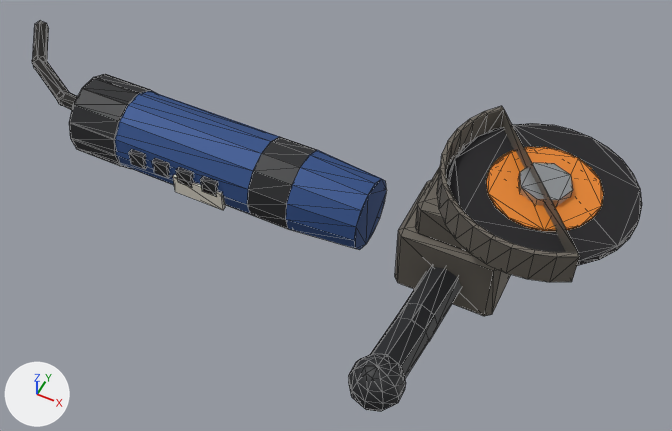
What one commit did to the glTF model public/models/finds/grinder.glb.
One viewpoint serves both versions: a camera (50 mm lens) standing at (0.329, -0.392, 0.507) and looking at (0.14, -0.013, 0.034). The lights are fixed; the arrows at lower left show +X, +Y and +Z. The older version comes first. Mesh edges are drawn as thin lines. Vertices at exactly the same position are counted once.

The scene before the commit, as lines of its bpy script (objects in view):
```python
me_grinder = bpy.data.meshes.new('grinder')
me_grinder.from_pydata(...)  # 538 vertices, 988 faces; spans x -0.206..0.326, y -0.139..0.096, z -0.004..0.122
me_grinder.materials.append(mat_grinder_blue)  # blue #35558f
me_grinder.materials.append(mat_plastic_black)  # black #1e1f22
me_grinder.materials.append(mat_label)  # white #e8e2d4
me_grinder.materials.append(mat_steel_dull)  # grey #7d776e
me_grinder.materials.append(mat_disc)  # black #232225
me_grinder.materials.append(mat_accent_orange)  # orange #e8862a
me_grinder.materials.append(mat_steel)  # grey #b0b4b8
me_grinder.materials.append(mat_rust)  # brown #8a4a24
me_grinder.materials.append(mat_rubber)  # black #1e1c1a
ob_grinder = bpy.data.objects.new('grinder', me_grinder)
ob_grinder.location = (0.0, 0.0, 0.0)
```
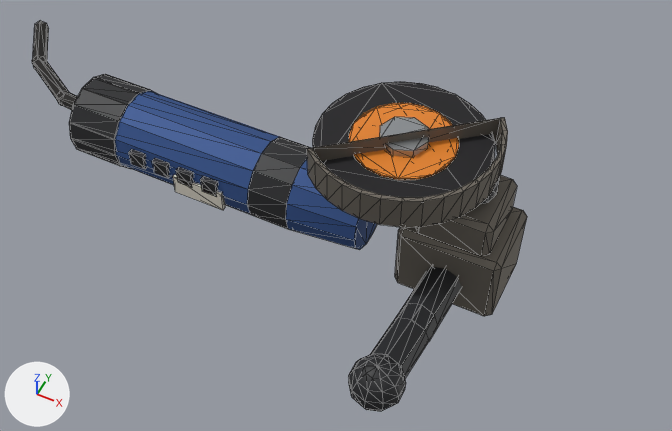
What differs and where, as boxes [x1, y1, x2, y2] in the pictures (672 x 431 px; the box of a moved part takes in the faces that stretch with it):
'grinder', reshaped (19% narrower)
    before: [32, 21, 642, 411]
    after: [32, 21, 527, 411]
part 1 of me_grinder, moved or reshaped
    before: [437, 106, 580, 282]
    after: [307, 118, 508, 227]
part 2 of me_grinder, moved or reshaped
    before: [448, 123, 642, 266]
    after: [313, 82, 495, 197]
part 3 of me_grinder, moved or reshaped
    before: [486, 147, 604, 232]
    after: [349, 103, 459, 180]
part 4 of me_grinder, moved or reshaped
    before: [519, 163, 573, 206]
    after: [380, 117, 429, 157]

The edits, one by one:
me_grinder is used by ob_grinder; location (0.0, 0.0, 0.0).
me_grinder had 538 vertices, 988 faces and spanned x -0.206..0.326, y -0.139..0.096, z -0.004..0.122.
me_grinder now has 538 vertices, 988 faces and spans x -0.206..0.26, y -0.139..0.096, z -0.004..0.122.
me_grinder part 1: the loose piece of 64 vertices spanning x 0.208..0.304, y -0.062..0.044, z 0.1..0.122 is turned 90 degrees about the z axis through its middle, then moved by (-0.067, -0.005, 0.0).
me_grinder part 2: the loose piece of 56 vertices spanning x 0.214..0.326, y -0.056..0.056, z 0.106..0.11 is moved by (-0.09, 0.0, 0.0).
me_grinder part 3: the loose piece of 40 vertices spanning x 0.236..0.304, y -0.034..0.034, z 0.11..0.111 is moved by (-0.09, 0.0, 0.0).
me_grinder part 4: the loose piece of 16 vertices spanning x 0.254..0.286, y -0.016..0.016, z 0.11..0.116 is moved by (-0.09, 0.0, 0.0).
